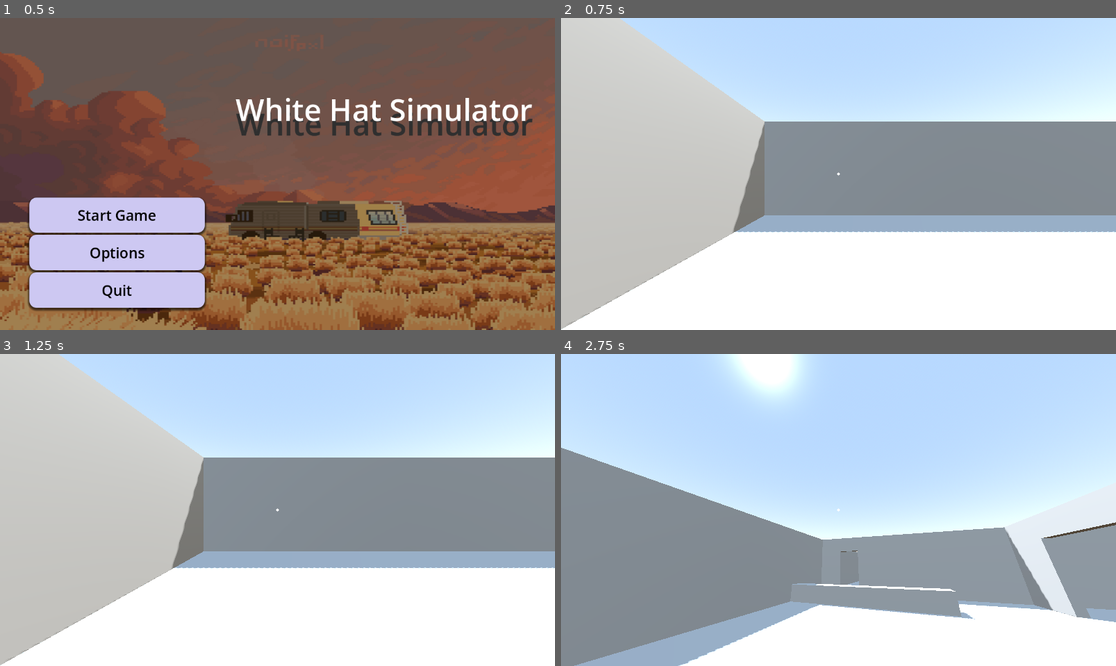
Above: before the commit, frames 1-4 (two rows, left to right).
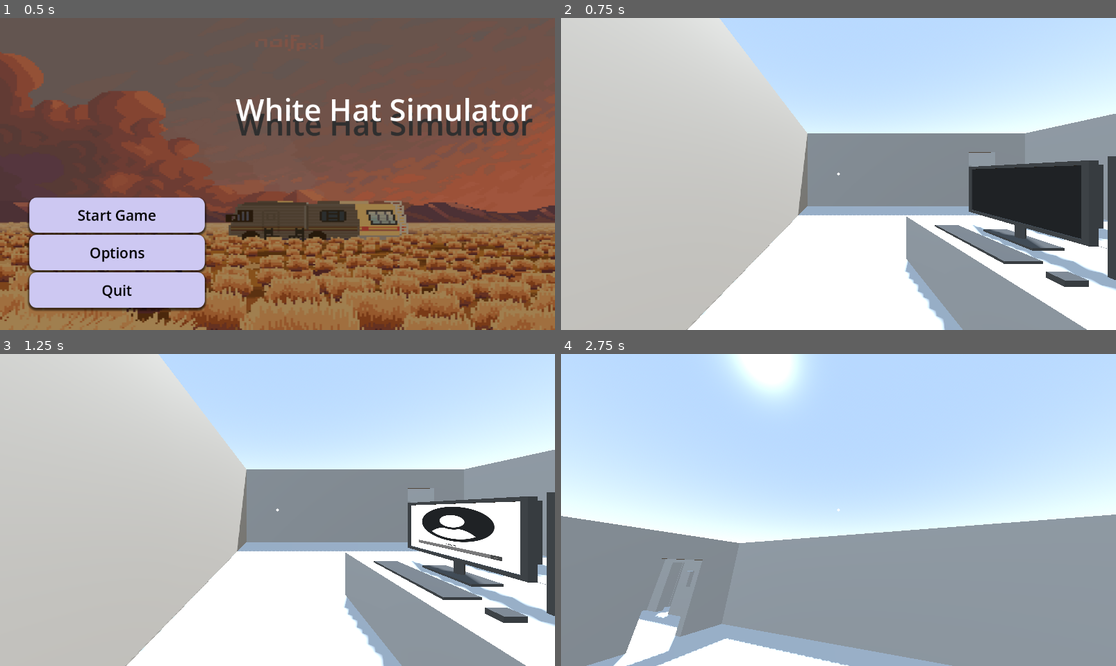
Above: after the commit, the same moments.

Repository: Joshua00013/WhiteHatSimulator
Game: Godot game, scene res://Main Menu/main_menu.tscn
Same seed, same stepped clock (60 frames per second), same inputs: the game is played once before the commit and once after it.
Inputs (mouse positions are in pixels of both pictures, inside the frame that each line leads up to):
- Up to frame 1 (0.5 s): no input
- Up to frame 2 (0.75 s): click "Start Game" at 0.5 s
- Up to frame 3 (1.25 s): no input
- Up to frame 4 (2.75 s): tap Enter (ui_accept) at 1.25 s; move the mouse to (866, 510) at 1.27 s; hold E (interact) 1.28-2.03 s; hold W (move_forward) from 1.28 s (still down); tap Space (jump) at 1.52, 2.27 s; move the mouse to (810, 510) at 2.02 s; tap C (crouch) at 2.1 s; tap E (interact) at 2.3 s

Frame 1 is identical in both runs. In frame 2, 30% of the frame differs, in the area x 0-100%, y 0-100%; in frame 3, 30%; in frame 4, 22%.

Commit message:
Interact feature implemented

Diff:
--- a/Components/interact_ray.tscn
+++ b/Components/interact_ray.tscn
@@ -2,7 +2,7 @@
 
 [ext_resource type="Script" uid="uid://773v8arehy8x" path="res://Scripts/GUI/interact_ray.gd" id="1_8gtvq"]
 
-[node name="InteractRay" type="RayCast3D"]
+[node name="InteractRay" type="RayCast3D" groups=["interact_ray"]]
 target_position = Vector3(0, 0, -4)
 collision_mask = 2
 collide_with_areas = true
--- a/Scenes/interactables/computer.tscn
+++ b/Scenes/interactables/computer.tscn
@@ -1,7 +1,6 @@
-[gd_scene load_steps=14 format=3 uid="uid://dx0pda45jmvnh"]
+[gd_scene load_steps=13 format=3 uid="uid://dx0pda45jmvnh"]
 
 [ext_resource type="Script" uid="uid://iajut2jis308" path="res://Scripts/GUI/computer.gd" id="1_jd3qi"]
-[ext_resource type="Script" uid="uid://ul5xngt1nprw" path="res://Scripts/GUI/interactable.gd" id="3_rbmqn"]
 [ext_resource type="PackedScene" uid="uid://d1ealwjtxgtib" path="res://Components/interactable.tscn" id="3_rmuk0"]
 [ext_resource type="PackedScene" uid="uid://bb774yratnc62" path="res://gui_in_3d/ComputerUI/sign_in_ui.tscn" id="4_rbmqn"]
 
@@ -39,8 +38,6 @@
 script = ExtResource("1_jd3qi")
 
 [node name="Interactable" parent="." instance=ExtResource("3_rmuk0")]
-script = ExtResource("3_rbmqn")
-prompt_message = "Interact"
 
 [node name="CSGBakedCollisionShape3D" type="CollisionShape3D" parent="Interactable"]
 shape = SubResource("ConcavePolygonShape3D_rbmqn")
@@ -97,3 +94,5 @@
 [node name="SubViewport2" type="SubViewport" parent="."]
 
 [node name="SignInUI" parent="SubViewport2" instance=ExtResource("4_rbmqn")]
+
+[connection signal="interact_triggered" from="Interactable" to="." method="_on_interactable_interact_triggered"]
--- a/Scenes/main.tscn
+++ b/Scenes/main.tscn
@@ -32,7 +32,7 @@
 environment = SubResource("Environment_6bp64")
 
 [node name="Player" parent="." instance=ExtResource("1_jjgbg")]
-transform = Transform3D(-4.37114e-08, 0, -1, 0, 1, 0, 1, 0, -4.37114e-08, -28.0138, -0.322266, -52.7887)
+transform = Transform3D(-4.37114e-08, 0, -1, 0, 1, 0, 1, 0, -4.37114e-08, -5.64372, -0.322266, -3.65995)
 
 [node name="Environment" parent="." instance=ExtResource("2_bo1nx")]
 
--- a/Scripts/GUI/computer.gd
+++ b/Scripts/GUI/computer.gd
@@ -95,3 +95,8 @@
 
 	# Finally, send the processed input event to the viewport.
 	node_viewport.push_input(event)
+
+
+
+func _on_interactable_interact_triggered():
+	print("You interacted with this shit")
--- a/Scripts/GUI/interact_ray.gd
+++ b/Scripts/GUI/interact_ray.gd
@@ -11,3 +11,6 @@
 
 		if collider is Interactable:
 			prompt.text = collider.prompt_message
+
+		if Input.is_action_just_pressed("interact"):
+			collider.trigger()
--- a/Scripts/GUI/interactable.gd
+++ b/Scripts/GUI/interactable.gd
@@ -3,3 +3,7 @@
 class_name Interactable
 
 @export var prompt_message = "Interact"
+signal interact_triggered
+
+func trigger():
+	emit_signal("interact_triggered")
--- a/project.godot
+++ b/project.godot
@@ -27,6 +27,10 @@
 [editor_plugins]
 
 enabled=PackedStringArray("res://addons/phantom_camera/plugin.cfg", "res://addons/ridiculous_coding/plugin.cfg")
+
+[global_group]
+
+interact_ray=""
 
 [input]
 
